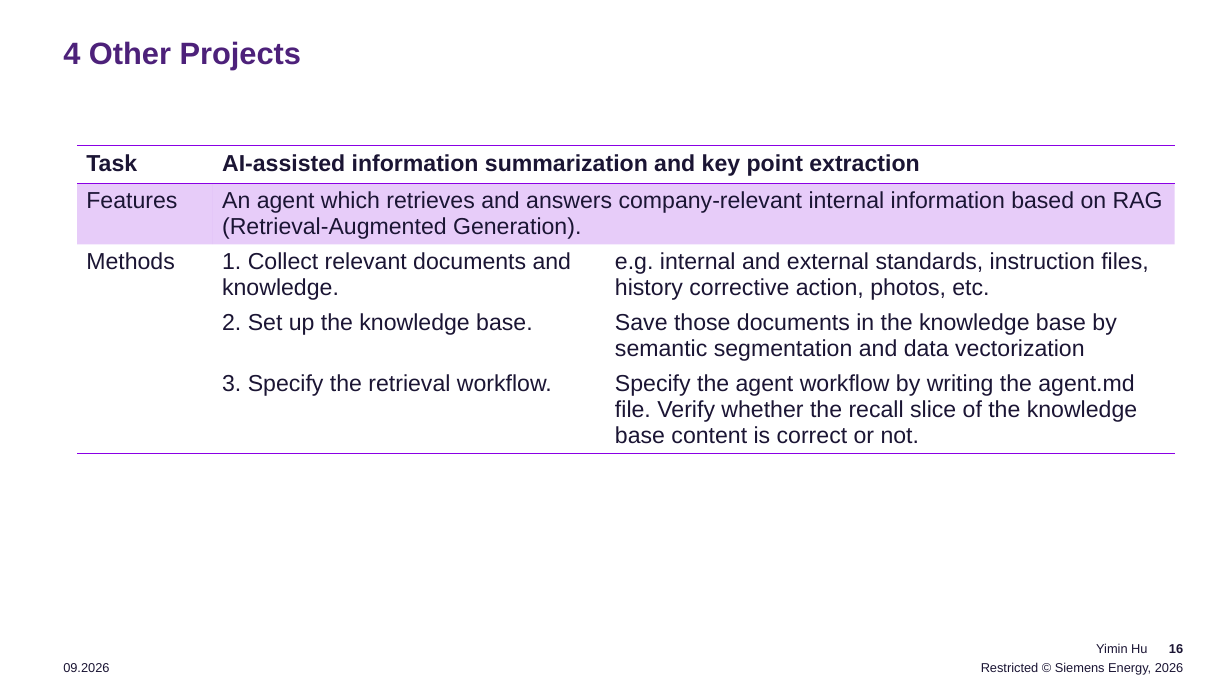
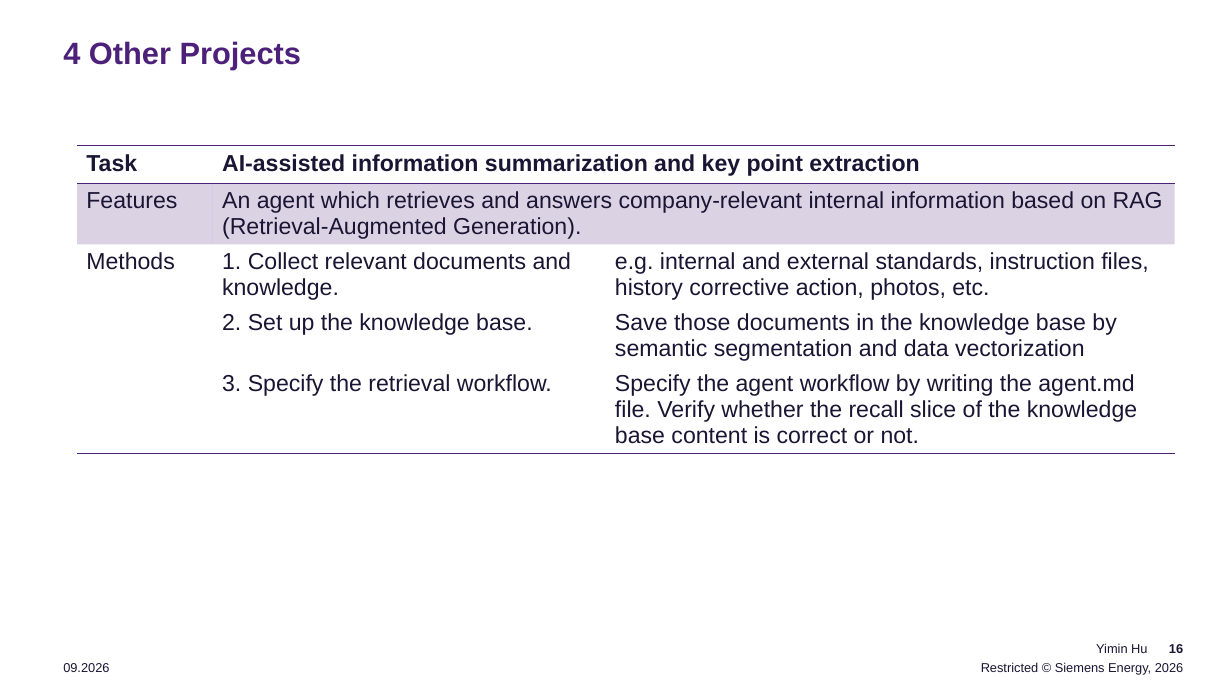
Before and after one commit to YiminHu26/fcr_ai_glasses, a slide deck: slide 16 of resources/presentation/AI Driven Quality Control.pptx. Drawn at 1232x693 pixels with LibreOffice and Linux fonts; fonts in the diff are those of the drawing. Boxes give left, top, right and bottom in pixels: in the first picture for what was removed or moved away, otherwise in the second. Text is boxed around its words. In the diff, an @@ line names an element or a change of style, - is before the commit and + after.

```diff
--- a/resources/presentation/AI Driven Quality Control.pptx
+++ b/resources/presentation/AI Driven Quality Control.pptx
@@ table at <box>77,146,1175,470</box> @@
@@ fill #8A00E5 at 20% opacity to #4D217A at 20% opacity in 2 cells @@
@@ borders changed @@
```
Also in this commit, not shown: 6 other slides changed, 1 slide added, 1 slide removed, 1 other file.
